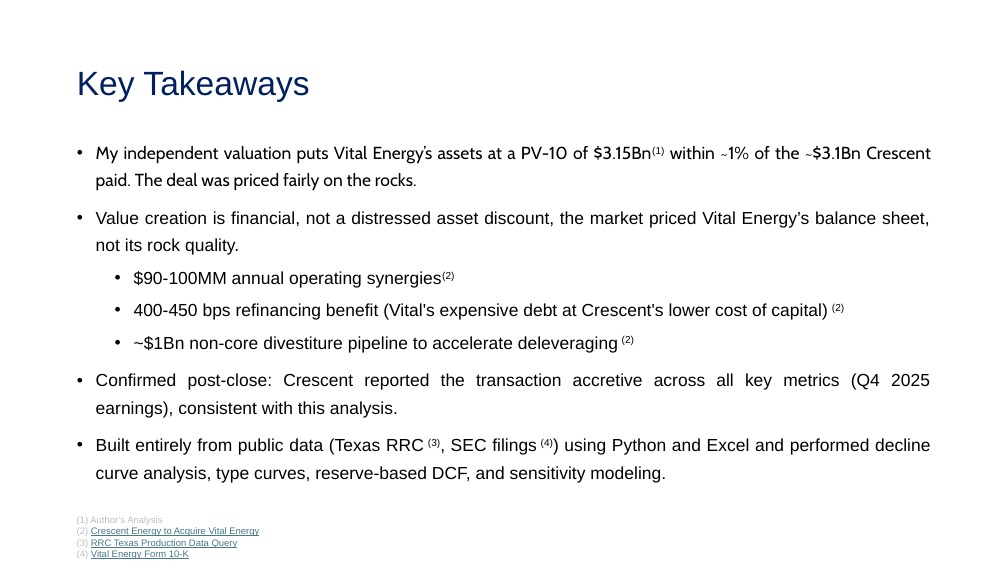
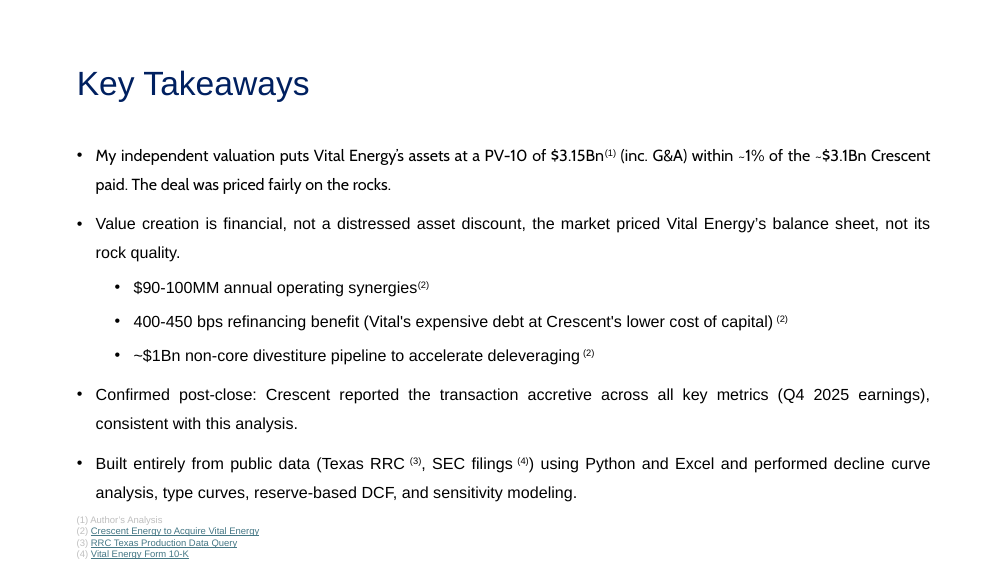
Before and after one commit to Vandan-03/Indpendent-Study, a slide deck: slide 5 of Presentation/Independent Asset Valuation Study.pptx. Drawn at 1008x567 pixels with LibreOffice and Linux fonts; fonts in the diff are those of the drawing. Boxes give left, top, right and bottom in pixels: in the first picture for what was removed or moved away, otherwise in the second. Text is boxed around its words. In the diff, an @@ line names an element or a change of style, - is before the commit and + after.

```diff
--- a/Presentation/Independent Asset Valuation Study.pptx
+++ b/Presentation/Independent Asset Valuation Study.pptx
@@ text at [96,149,930,194]: text changed; size 16.6 to 15.3 pt @@
-• My independent valuation puts Vital Energy’s assets at a PV-10 of $3.15Bn(1) within ~1% of the ~$3.1Bn Crescent paid. The deal was priced fairly on the rocks.
+• My independent valuation puts Vital Energy’s assets at a PV-10 of $3.15Bn(1) (inc. G&A) within ~1% of the ~$3.1Bn Crescent paid. The deal was priced fairly on the rocks.
@@ text at [96,217,930,502]: size 16.6 to 15.3 pt in "Value creation is financial, not a distressed ...", "$90-100MM annual operating synergies(2)", "400-450 bps refinancing benefit (Vital's expensive debt ...", "~$1Bn non-core divestiture pipeline to accelerate deleveragi ..." and 2 more places; line spacing 1.3 to 1.5 @@
```
Also in this commit, not shown: 4 other slides changed, 1 slide added, 8 other files.
